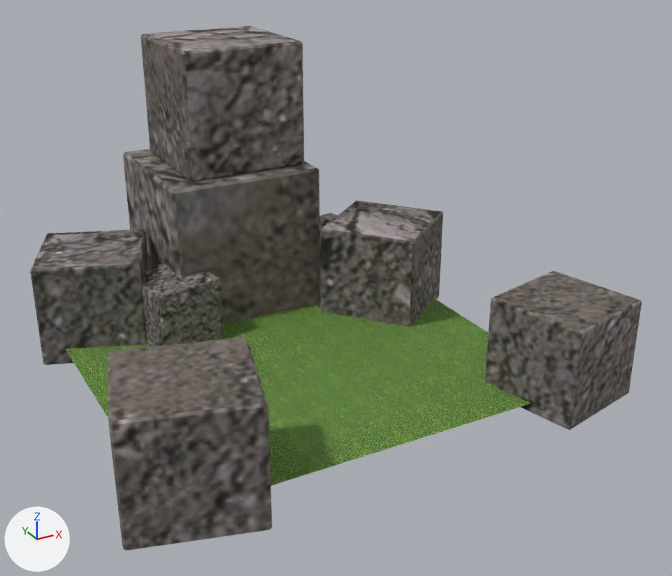
The FBX model Game/Assets/modelData/map/start.FBX as it was, and as the next commit left it.
Rendered twice from a 50 mm camera at (-915.0, -1901.0, 1095.0) aimed at (81.0, -91.0, 190.0). The axes (+X, +Y, +Z) are drawn at lower left. The lights are the same throughout. Where no turn or scale is listed for an object, it has been applied to the vertices.
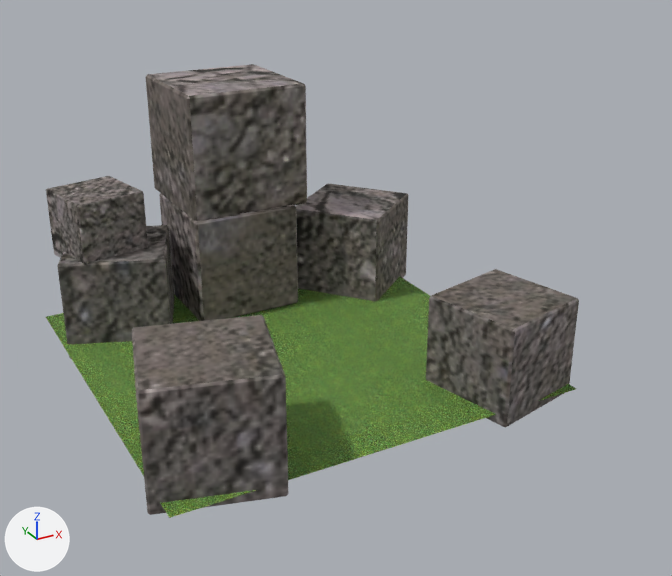
Pixel boxes (x1, y1, x2, y2) of what changed, in the pictures (672 x 576 px):
'Cube.012', moved
    before: (108, 337, 272, 551)
    after: (132, 315, 289, 515)
'Cube.004', moved
    before: (141, 26, 304, 181)
    after: (146, 64, 307, 221)
'Cube.013', moved
    before: (485, 271, 642, 430)
    after: (426, 269, 579, 428)
'Cube', moved, rescaled (29% narrower, 27% shorter)
    before: (123, 149, 320, 324)
    after: (159, 193, 298, 321)
'Cube.001', moved
    before: (320, 200, 443, 327)
    after: (296, 183, 409, 301)
'Cube.009', moved
    before: (30, 229, 149, 365)
    after: (57, 225, 174, 358)
'Cube.003', moved
    before: (142, 264, 224, 347)
    after: (46, 176, 148, 265)

The change, as a list of edits to the scene's bpy script:
```text
Change ob_cube_003:
    ob_cube_003.location: (-220.0, 235.0, 50.0) -> (-358.0, 385.0, 261.0)
Change ob_cube:
    ob_cube.location: (0.0, 0.863, 0.276) -> (0.0, 0.772, 0.229)
    ob_cube.scale: (0.414, 0.414, 0.414) -> (0.289, 0.289, 0.289)
Change ob_cube_012:
    ob_cube_012.location: (-428.0, -425.0, 80.0) -> (-354.0, -346.0, 80.0)
Change ob_cube_001:
    ob_cube_001.location: (360.0, 150.0, 81.0) -> (365.0, 335.0, 81.0)
Change ob_cube_004:
    ob_cube_004.location: (21.0, 431.0, 518.0) -> (21.0, 418.0, 413.0)
Change ob_cube_009:
    ob_cube_009.location: (-384.0, 379.0, 59.0) -> (-318.0, 379.0, 59.0)
Change ob_cube_013:
    ob_cube_013.location: (479.0, -455.0, 70.0) -> (361.0, -379.0, 70.0)
```
